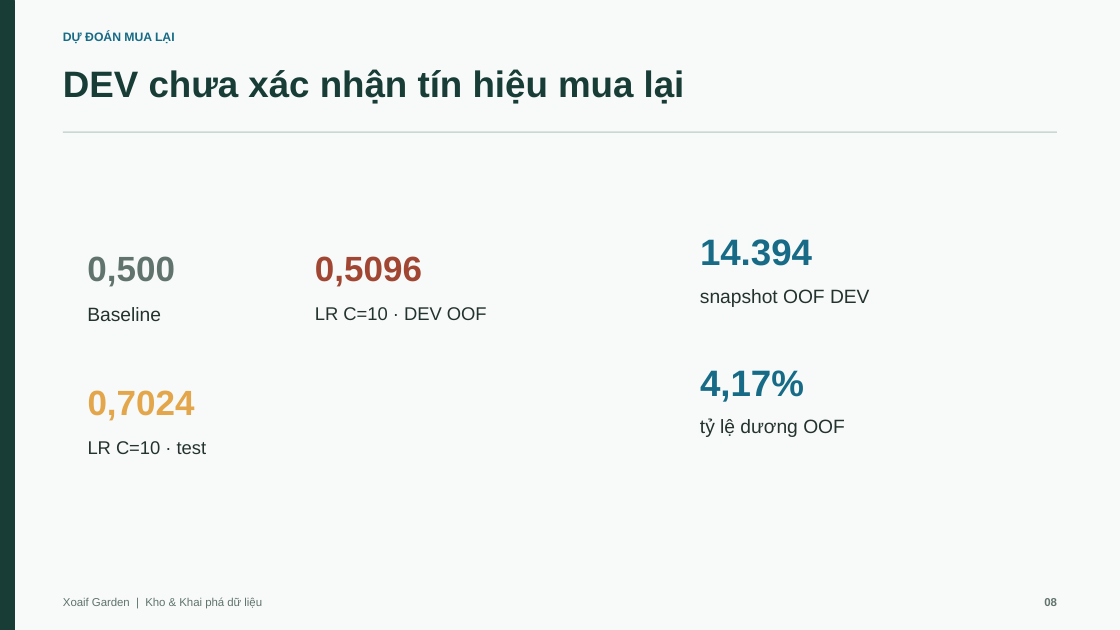
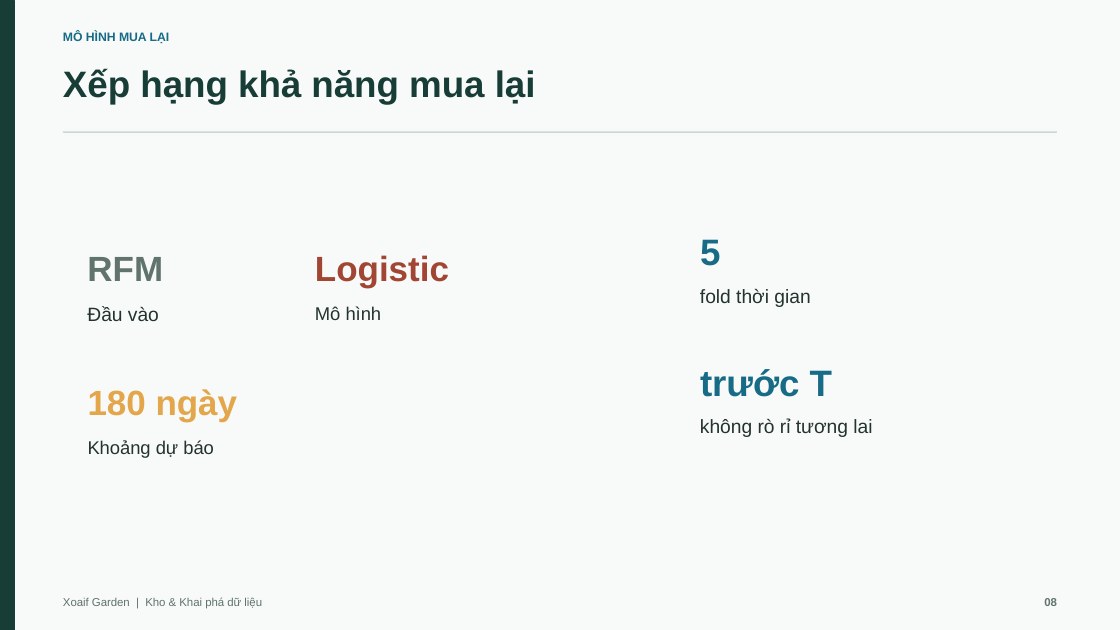
Before and after one commit to nguyenducanh03112005/Xoaif, a slide deck: slide 8 of slides/Xoaif_Final.pptx. Drawn at 1120x630 pixels with LibreOffice and Linux fonts; fonts in the diff are those of the drawing. Boxes give left, top, right and bottom in pixels: in the first picture for what was removed or moved away, otherwise in the second. Text is boxed around its words. In the diff, an @@ line names an element or a change of style, - is before the commit and + after.

```diff
--- a/slides/Xoaif_Final.pptx
+++ b/slides/Xoaif_Final.pptx
@@ text at (x1=63, y1=32, x2=170, y2=44): text changed @@
-DỰ ĐOÁN MUA LẠI
+MÔ HÌNH MUA LẠI
@@ text at (x1=63, y1=69, x2=536, y2=105): text changed @@
-DEV chưa xác nhận tín hiệu mua lại
+Xếp hạng khả năng mua lại
@@ text at (x1=700, y1=239, x2=720, y2=266): text changed @@
-14.394
+5
@@ text at (x1=87, y1=257, x2=163, y2=281): text changed @@
-0,500
+RFM
@@ text at (x1=315, y1=255, x2=449, y2=288): text changed @@
-0,5096
+Logistic
@@ text at (x1=700, y1=289, x2=810, y2=307): text changed @@
-snapshot OOF DEV
+fold thời gian
@@ text at (x1=87, y1=306, x2=159, y2=321): text changed @@
-Baseline
+Đầu vào
@@ text at (x1=315, y1=306, x2=382, y2=320): text changed @@
-LR C=10 · DEV OOF
+Mô hình
@@ text at (x1=88, y1=389, x2=238, y2=422): text changed @@
-0,7024
+180 ngày
@@ text at (x1=700, y1=369, x2=832, y2=397): text changed @@
-4,17%
+trước T
@@ text at (x1=700, y1=419, x2=872, y2=437): text changed @@
-tỷ lệ dương OOF
+không rò rỉ tương lai
@@ text at (x1=88, y1=440, x2=214, y2=458): text changed @@
-LR C=10 · test
+Khoảng dự báo
```
Also in this commit, not shown: 12 other slides changed, 1 slide added, 1 slide removed, 7 other files.
